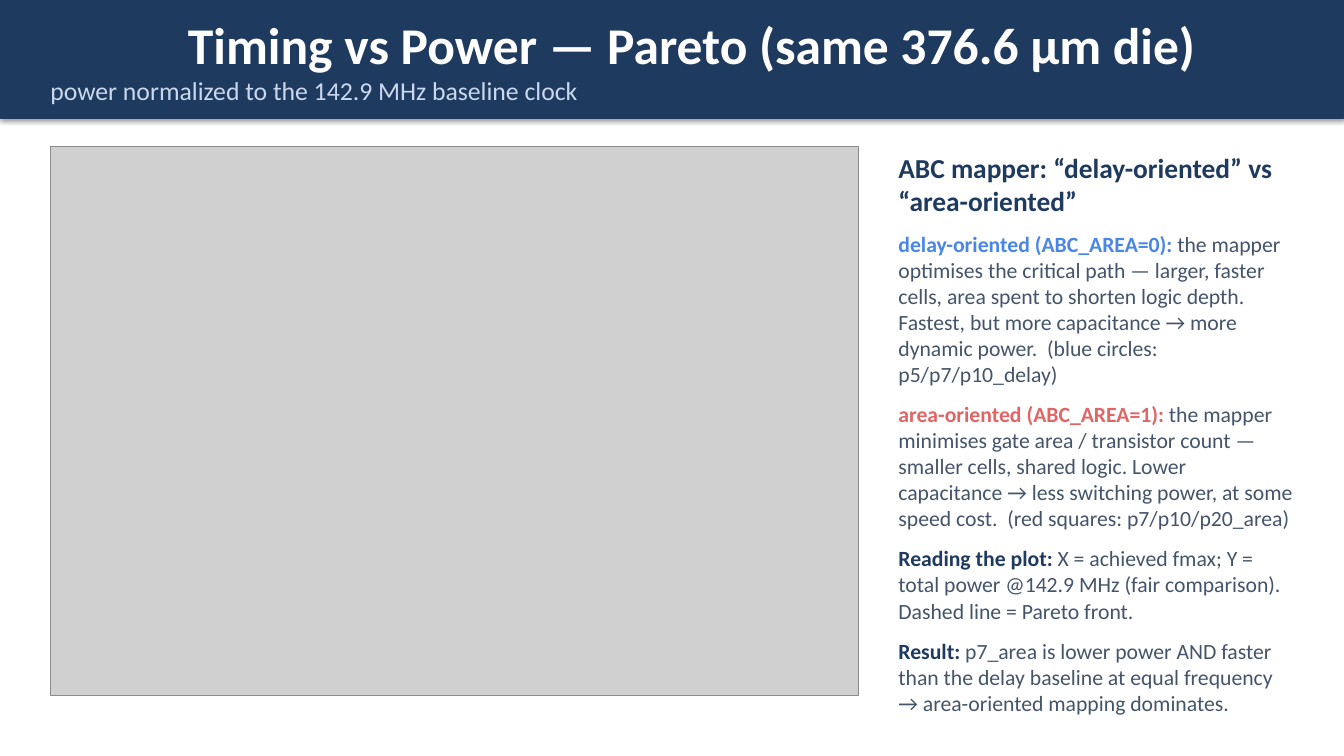
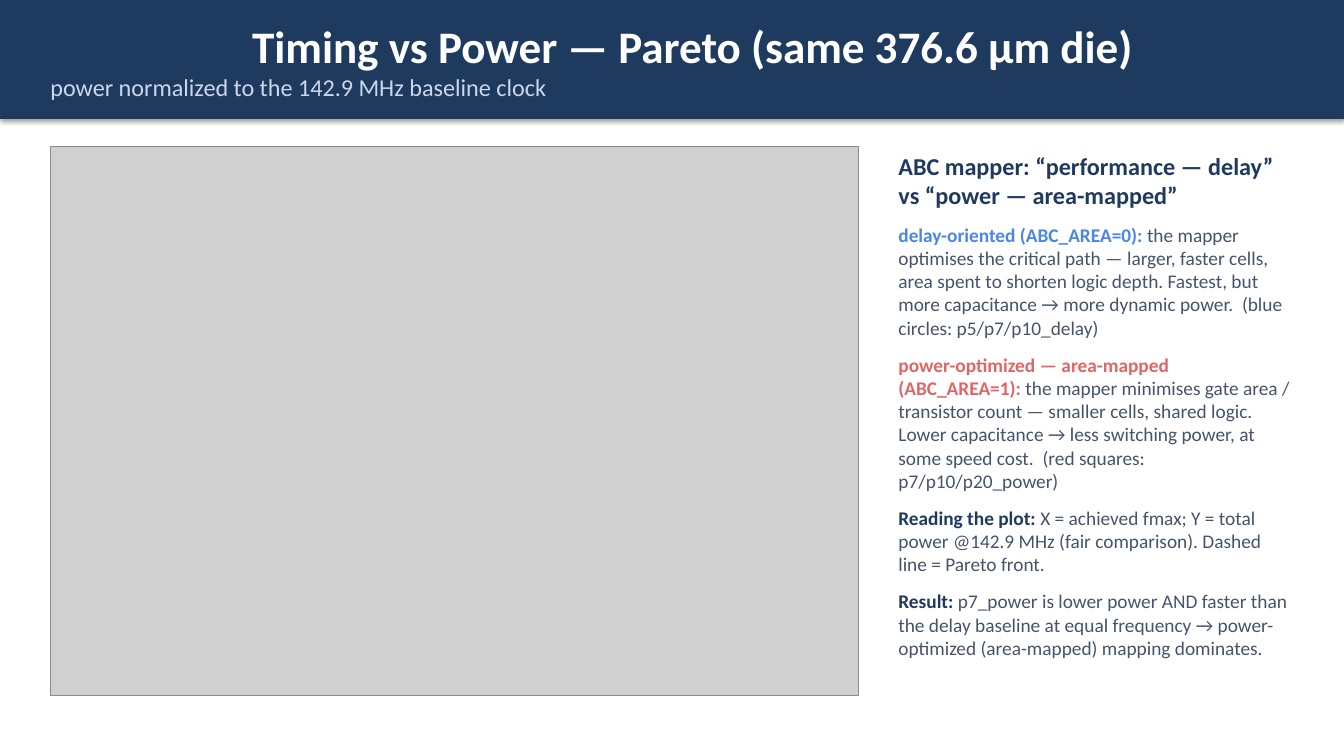
Before and after one commit to wuhannus/lunarch, a slide deck: slide 12 of flow/LUNARCH_AI_Driven_Chip_Design.pptx (slide 11 before the commit). Drawn at 1344x756 pixels with LibreOffice and Linux fonts; fonts in the diff are those of the drawing; grey boxes stand for pictures. Boxes give left, top, right and bottom in pixels: in the first picture for what was removed or moved away, otherwise in the second. Text is boxed around its words. In the diff, an @@ line names an element or a change of style, - is before the commit and + after.

```diff
--- a/flow/LUNARCH_AI_Driven_Chip_Design.pptx
+++ b/flow/LUNARCH_AI_Driven_Chip_Design.pptx
@@ rectangle "Timing vs Power — Pareto ..." at bbox=[0, 0, 1344, 119]: size 36.8 to 32.2 pt in "Timing vs Power — Pareto (same 376.6 ..."; size 18.4 to 17.2 pt in "power normalized to the 142.9 MHz baseline ..." @@
@@ text at bbox=[898, 157, 1273, 208]: text changed; size 19.5 to 17.2 pt @@
-ABC mapper: “delay-oriented” vs “area-oriented”
+ABC mapper: “performance — delay” vs “power — area-mapped”
@@ text at bbox=[898, 228, 1282, 571]: size 15.5 to 13.8 pt in "delay-oriented (ABC_AREA=0): the mapper optimises the critic ...", "Reading the plot: X = achieved fmax; ..." @@
@@ text at bbox=[898, 358, 1278, 491]: text changed; size 15.5 to 13.8 pt @@
-area-oriented (ABC_AREA=1): the mapper minimises gate area / transistor count — smaller cells, shared logic. Lower capacitance → less switching power, at some speed cost. (red squares: p7/p10/p20_area)
+power-optimized — area-mapped (ABC_AREA=1): the mapper minimises gate area / transistor count — smaller cells, shared logic. Lower capacitance → less switching power, at some speed cost. (red squares: p7/p10/p20_power)
@@ text at bbox=[898, 594, 1287, 659]: text changed; size 15.5 to 13.8 pt @@
-Result: p7_area is lower power AND faster than the delay baseline at equal frequency → area-oriented mapping dominates.
+Result: p7_power is lower power AND faster than the delay baseline at equal frequency → power-optimized (area-mapped) mapping dominates.
```
Also in this commit, not shown: 18 other slides changed, 1 slide added, 7 other files.
